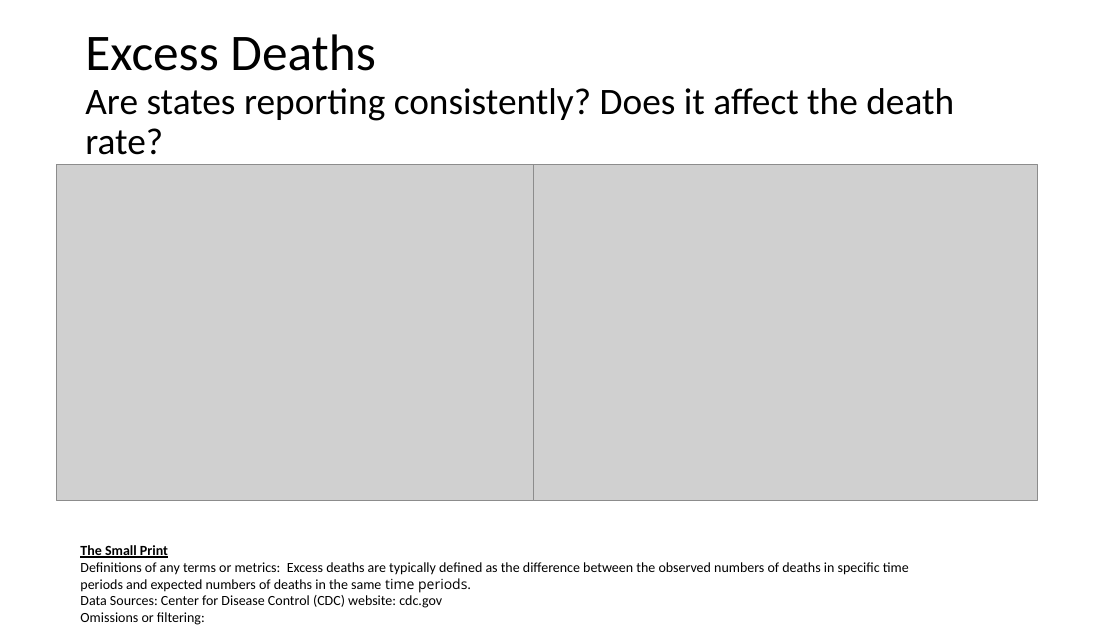
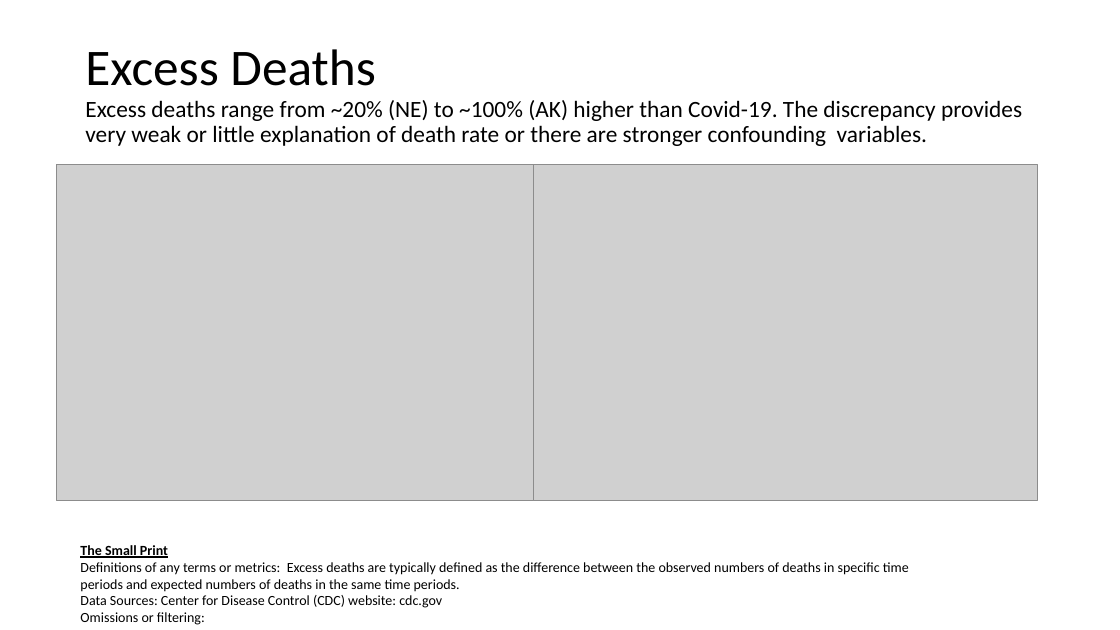
Before and after one commit to jenniecinelli/project_one, a slide deck: slide 5 of Folder4/Final_Presentation.pptx. Drawn at 1120x630 pixels with LibreOffice and Linux fonts; fonts in the diff are those of the drawing; grey boxes stand for pictures. Boxes give left, top, right and bottom in pixels: in the first picture for what was removed or moved away, otherwise in the second. Text is boxed around its words. In the diff, an @@ line names an element or a change of style, - is before the commit and + after.

Commit message:
Adjusted death rate by age

```diff
--- a/Folder4/Final_Presentation.pptx
+++ b/Folder4/Final_Presentation.pptx
@@ title at (x1=85, y1=49, x2=1022, y2=146): text changed; size 32 to 20 pt @@
-Excess Deaths
-Are states reporting consistently? Does it affect the death rate?
+Excess Deaths
+Excess deaths range from ~20% (NE) to ~100% (AK) higher than Covid-19. The discrepancy provides very weak or little explanation of death rate or there are stronger confounding variables.
@@ text at (x1=80, y1=562, x2=909, y2=592): font Open Sans to Calibri in "time periods." @@
```
Also in this commit, not shown: 1 slide added, 1 slide removed, 2 other files.
